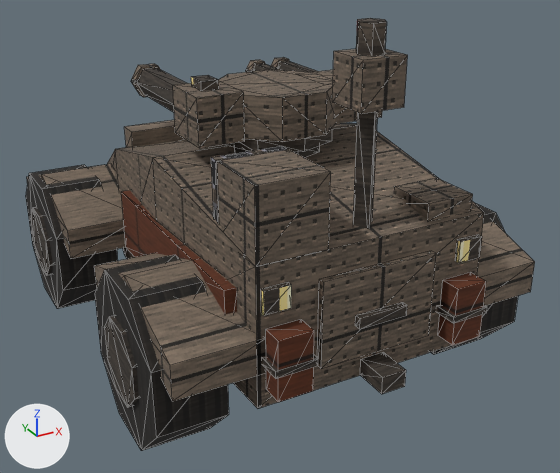
Renders of the glTF model art/models/prairie_dog.glb from each side of a commit.
One viewpoint serves both versions: a camera (50 mm lens) standing at (-43.5, -88.3, 55.7) and looking at (2.0, -5.5, 14.3). The lights are fixed; the arrows at lower left show +X, +Y and +Z. The picture after the commit comes second. Mesh edges are drawn as thin lines. Where no turn or scale is listed for an object, it has been applied to the vertices. Vertices at exactly the same position are counted once.

The first picture shows 'arch', 'arch.002', 'arch.003', 'body', 'flank_stripe', 'launcher', 'launcher_face', 'mast_light', 'rear_hatch', 'receiver', 'sensor_head', 'turret', 'wheel', 'wheel.002' and 24 more.
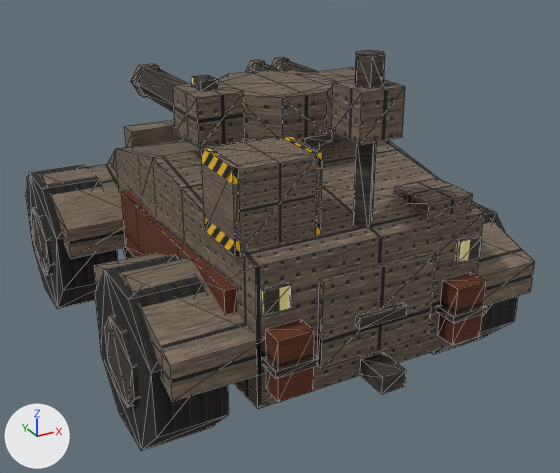
The edits, one by one:
Picture 'stripe' (img_stripe) is new.
Material 'steel.stripe' (mat_steel_stripe) is new.
Its texture is img_stripe.
Its roughness is 0.9.
me_mast_light is used by ob_mast_light; location (0.0, 0.0, 0.0).
me_mast_light had 12 vertices, 20 faces and spanned x -1.5..1.5, y -28.3..-25.7, z 42.0..45.0.
me_mast_light now has 12 vertices, 20 faces and spans x -1.5..1.5, y -28.3..-25.7, z 39.0..42.0.
me_mast_light part 1: the whole mesh is moved by (0.0, 0.0, -3.0).
me_sensor_head is used by ob_sensor_head; location (0.0, 0.0, 0.0).
me_sensor_head had 8 vertices, 12 faces and spanned x -2.5..2.5, y -29.5..-24.5, z 37.0..42.0.
me_sensor_head now has 8 vertices, 12 faces and spans x -2.5..2.5, y -29.5..-24.5, z 34.0..39.0.
me_sensor_head part 2: the whole mesh is moved by (0.0, 0.0, -3.0).
Mesh me_rack_rail_001 is new.
It is a box spanning x 4.2..4.8, y -1.2..6.0, z -4.5..4.5.
It uses material mat_steel_stripe (picture img_stripe).
Mesh me_rack_rail is new.
It is a box spanning x -4.8..-4.2, y -1.2..6.0, z -4.5..4.5.
It uses material mat_steel_stripe (picture img_stripe).
Mesh me_rack_face is new.
It has 4 vertices, 2 faces and spans x -4.2..4.2, y 6.6, z -4.2..4.2.
It uses material mat_steel_missile (picture img_missile).
Mesh me_rack is new.
It is a box spanning x -4.2..4.2, y -1.2..6.48, z -4.2..4.2.
It uses material mat_steel_panel (picture img_panel).
Object 'launcher' (ob_launcher) is deleted.
Object 'launcher_face' (ob_launcher_face) is deleted.
Object 'rack_rail.001' (ob_rack_rail_001) is new; it shows me_rack_rail_001.
Its location is (-10.0, -26.0, 28.5).
Object 'rack_rail' (ob_rack_rail) is new; it shows me_rack_rail.
Its location is (-10.0, -26.0, 28.5).
Object 'rack_face' (ob_rack_face) is new; it shows me_rack_face.
Its location is (-10.0, -26.0, 28.5).
Object 'rack' (ob_rack) is new; it shows me_rack.
Its location is (-10.0, -26.0, 28.5).

Boxes [x1, y1, x2, y2] around the edits, measured in the pictures (560 x 473 px):
'launcher', deleted (brown)
    before: [217, 150, 331, 267]
'rack', added (brown)
    after: [208, 137, 317, 251]
'sensor_head', moved
    before: [332, 49, 408, 114]
    after: [332, 79, 405, 145]
'rack_rail', added (brown)
    after: [201, 146, 241, 257]
'mast_light', moved
    before: [356, 18, 386, 56]
    after: [355, 50, 385, 88]
'launcher_face', deleted
    before: [211, 146, 287, 222]
'rack_rail.001', added (brown)
    after: [281, 134, 323, 235]
'rack_face', added
    after: [212, 136, 278, 147]
